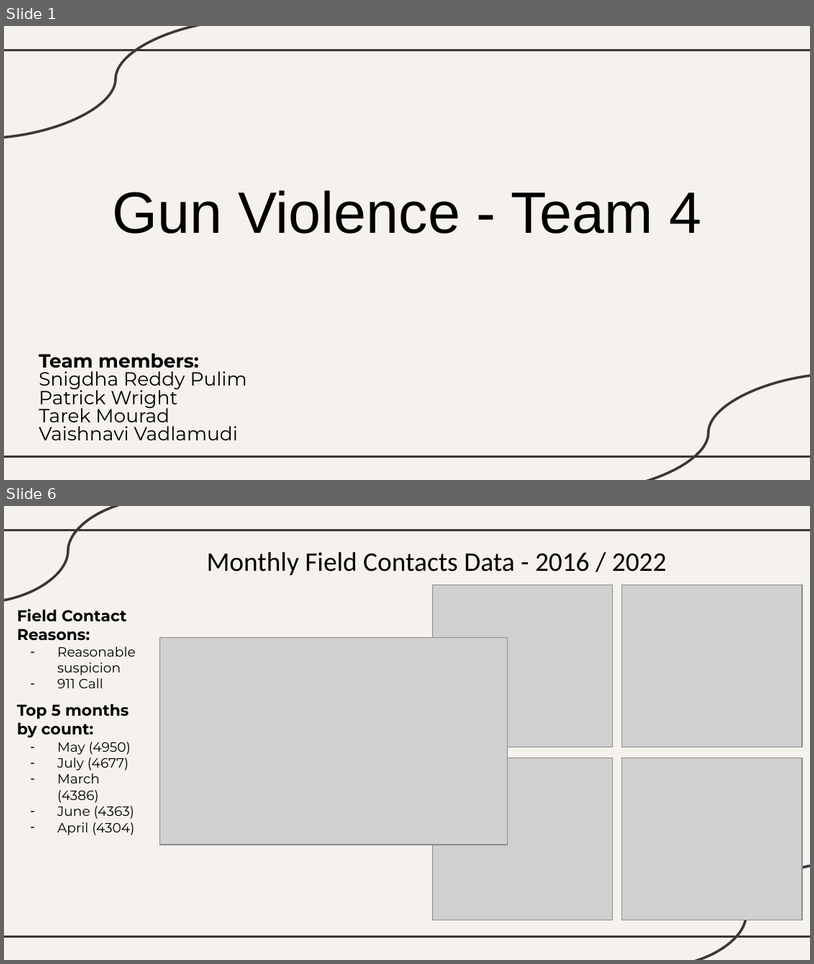
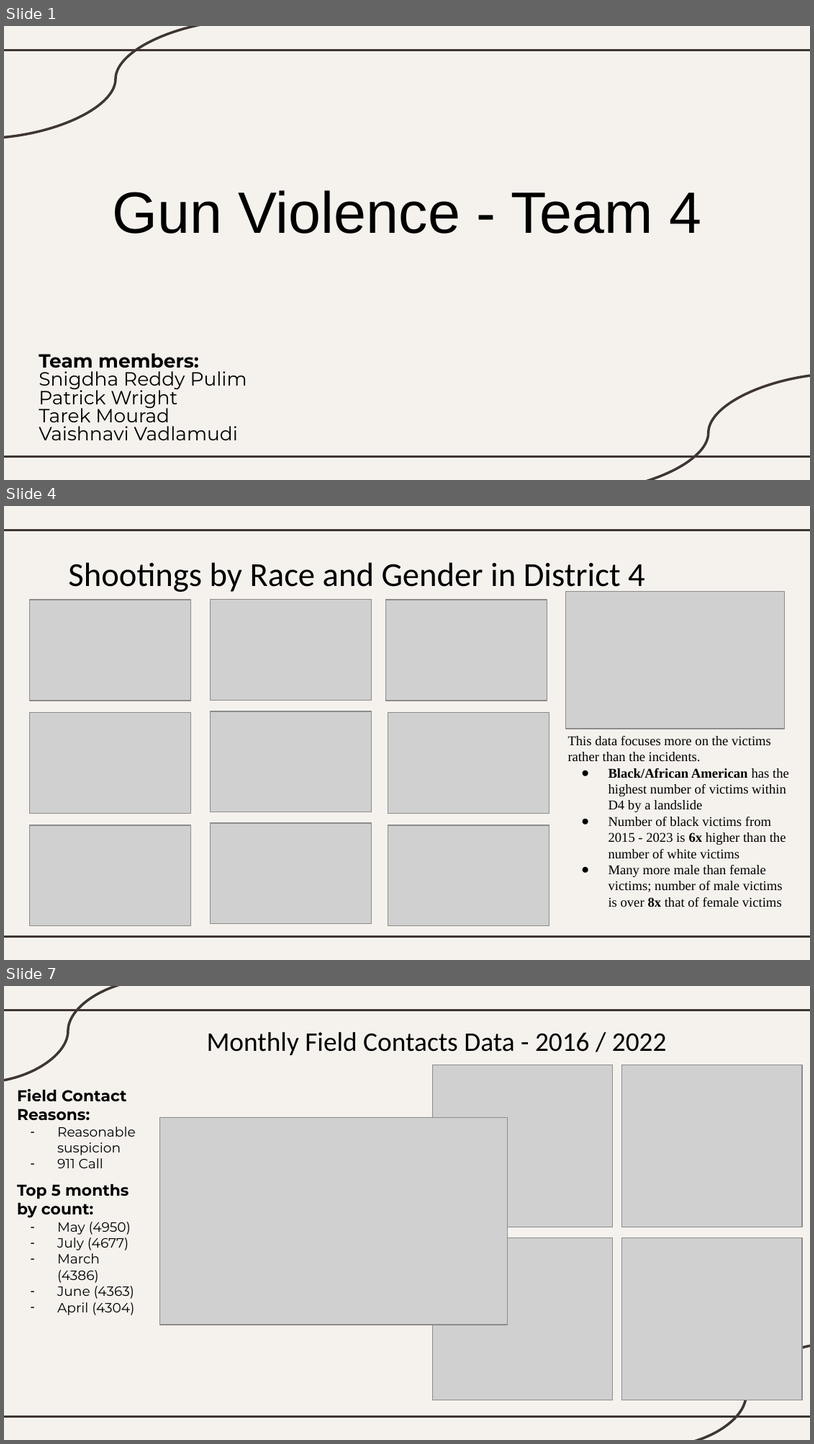
Before and after one commit to BU-Spark/ds-councilor-worrell-gun-violence, a slide deck: spring23-team-4/deliverables/deliverable 2/Early Insights.pptx. Shown one above the other, each under a label of ours: slides 1 and 6 before the commit, slides 1, 4 and 7 after it; the slides between them are not shown. The pictures are 814x964 and 814x1444 pixels, drawn with LibreOffice and Linux fonts; fonts in the diff are those of the drawing; grey boxes stand for pictures. Boxes give left, top, right and bottom in pixels: in the first picture for what was removed or moved away, otherwise in the second. Text is boxed around its words. In the diff, an @@ line names an element or a change of style, - is before the commit and + after.

```diff
--- a/spring23-team-4/deliverables/deliverable 2/Early Insights.pptx
+++ b/spring23-team-4/deliverables/deliverable 2/Early Insights.pptx
@@ slide 4 added at <box>4,506,810,960</box>, background #F5F2EE; not listed: 2 template elements that a slide beside it also shows @@
@@ title added at <box>68,562,646,595</box>, 30 pt, text #000000 @@
+Shootings by Race and Gender in District 4
@@ picture added at <box>566,592,785,728</box> @@
@@ picture added at <box>29,600,190,700</box> @@
@@ picture added at <box>211,600,372,700</box> @@
@@ picture added at <box>386,600,548,700</box> @@
@@ picture added at <box>29,713,190,813</box> @@
@@ picture added at <box>211,710,372,811</box> @@
@@ picture added at <box>388,713,550,813</box> @@
@@ text added at <box>568,736,790,907</box>, 12 pt, text #000000 @@
+This data focuses more on the victims rather than the incidents.
+● Black/African American has the highest number of victims within D4 by a landslide
+● Number of black victims from 2015 - 2023 is 6x higher than the number of white victims
+● Many more male than female victims; number of male victims is over 8x that of female victims
@@ picture added at <box>29,826,190,926</box> @@
@@ picture added at <box>211,823,372,924</box> @@
@@ picture added at <box>388,826,550,926</box> @@
@@ what was slide 6 is now slide 7 @@
```
Also in this commit, not shown: 2 slides changed, 2 other slides added, 2 slides removed.
